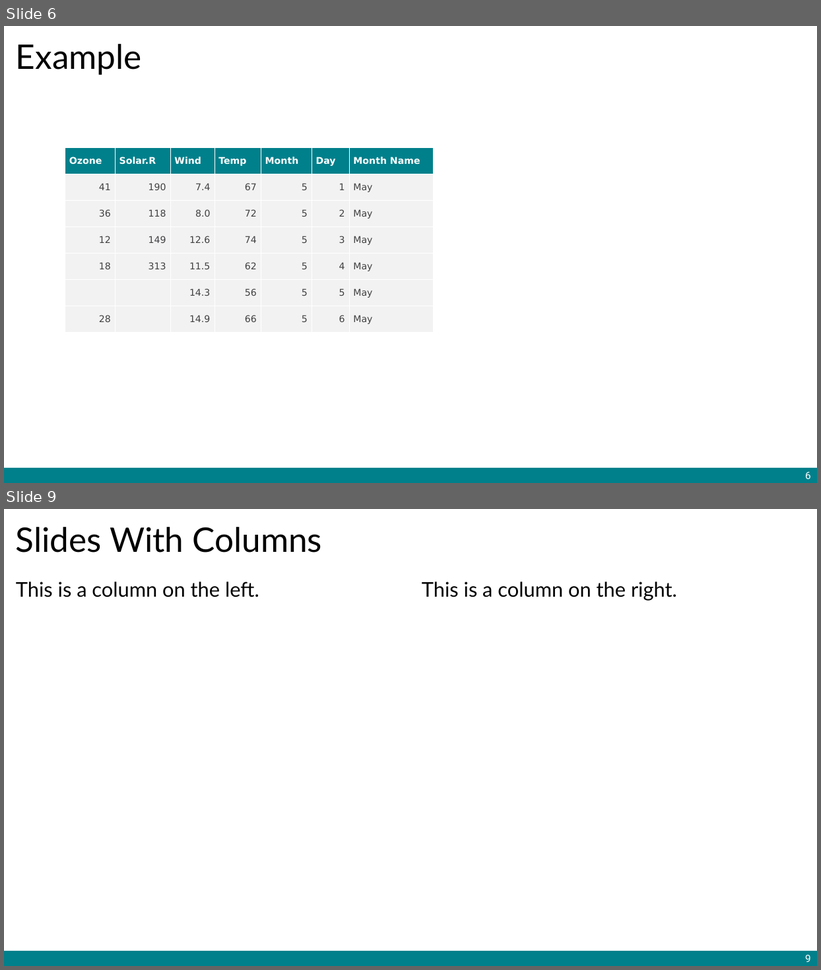
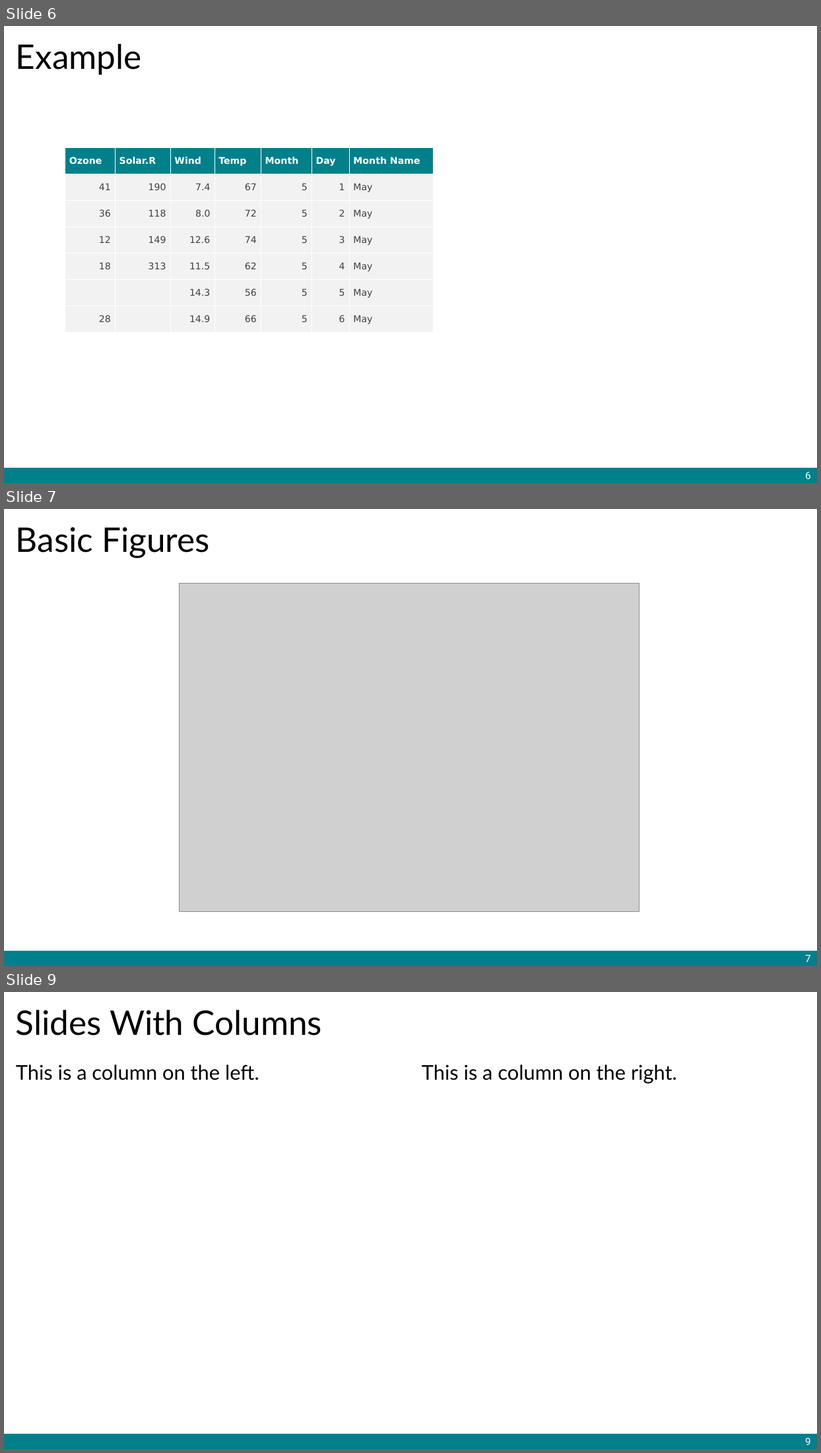
Before and after one commit to AAGI-AUS/AAGIQuarto, a slide deck: template-pptx.pptx. Shown one above the other, each under a label of ours: slides 6 and 9 before the commit, slides 6, 7 and 9 after it; the slides between them are not shown. The pictures are 821x970 and 821x1453 pixels, drawn with LibreOffice and Linux fonts; fonts in the diff are those of the drawing; grey boxes stand for pictures; background and template pictures are left out. Boxes give left, top, right and bottom in pixels: in the first picture for what was removed or moved away, otherwise in the second. Text is boxed around its words. In the diff, an @@ line names an element or a change of style, - is before the commit and + after.

```diff
--- a/template-pptx.pptx
+++ b/template-pptx.pptx
@@ slide 7 added at (4,509,817,966), background #FFFFFF; not listed: 1 template element that a slide beside it also shows @@
@@ title added at (16,527,209,558), 40 pt, text #000000 @@
+Basic Figures
@@ picture added at (180,584,640,912) @@
@@ page number added at (805,955,811,962), 12 pt, text #FFFFFF @@
+7
```
Also in this commit, not shown: 3 slides changed, 1 slide removed, 17 other files.
